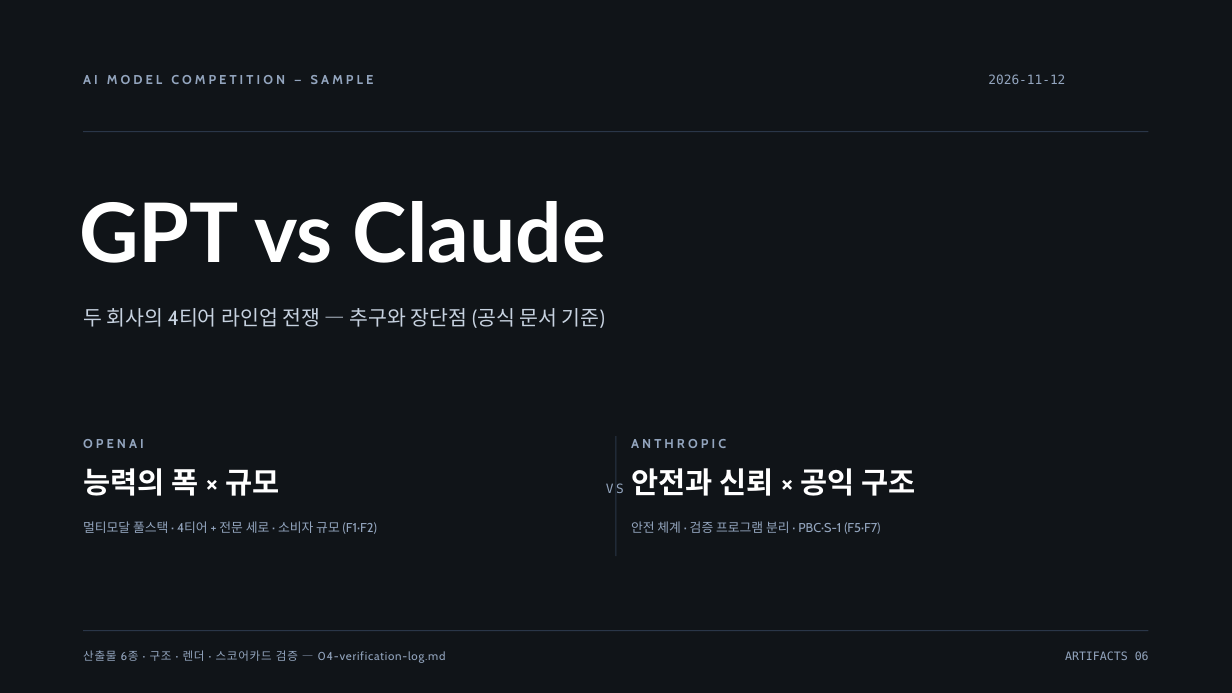
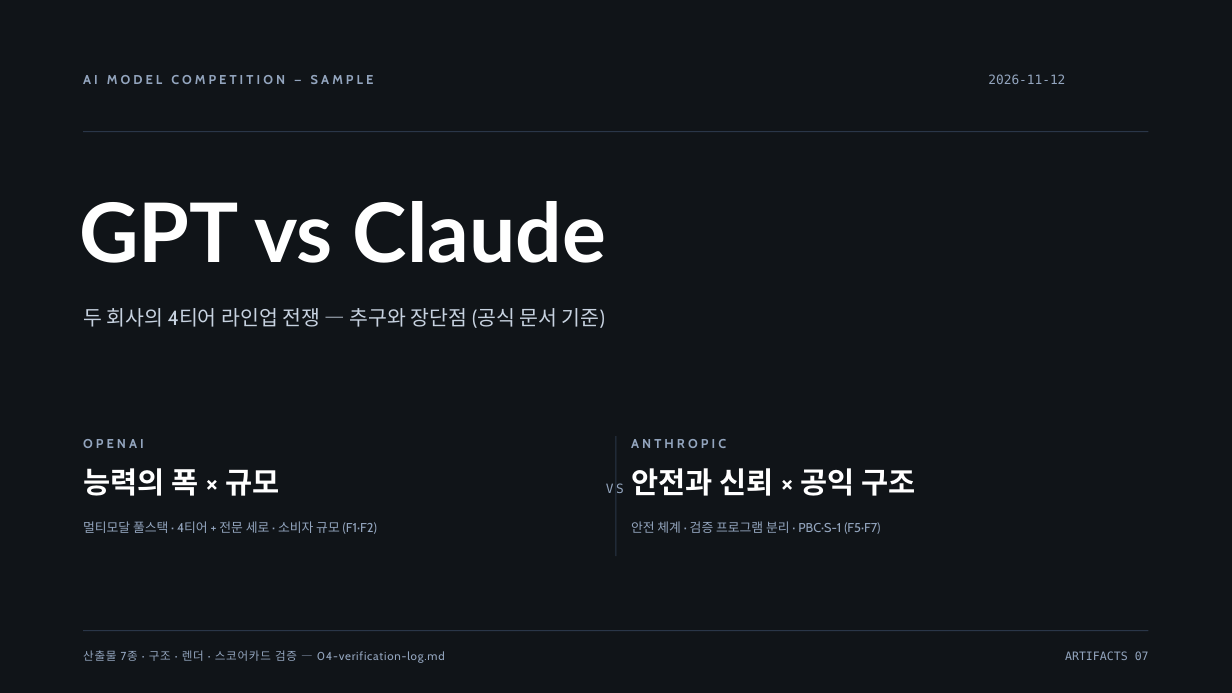
Before and after one commit to yjj3019/AI-Harness, a slide deck: slide 1 of docs/practice/ai-model-competition-2026-11-12/03-deck.pptx. Drawn at 1232x693 pixels with LibreOffice and Linux fonts; fonts in the diff are those of the drawing. Boxes give left, top, right and bottom in pixels: in the first picture for what was removed or moved away, otherwise in the second. Text is boxed around its words. In the diff, an @@ line names an element or a change of style, - is before the commit and + after.

Commit message:
docs(practice): HTML design-stage workflow (build_html.py) + v5.1 bookkeeping rebuild
User-requested workflow: iterate in HTML (1280x720, px=in*96, same fonts/palette), finalize to PPTX only after approval. Hard gate: HTML approval never substitutes PPTX verification (full gate always: check_office + LibreOffice render 12/12 sha-match + full re-read + scorecard). HTML fidelity re-read found 1 real defect (S7 fast-label vs HAIKU-FABLE collision) fixed in both generators. Artifacts 6->7 (cover copy synced: ARTIFACTS 07). v5.1 sha256 562771ff, render9 12/12, 0 defects.

```diff
--- a/docs/practice/ai-model-competition-2026-11-12/03-deck.pptx
+++ b/docs/practice/ai-model-competition-2026-11-12/03-deck.pptx
@@ text at bbox=[83, 650, 445, 663]: text changed @@
-산출물 6종 · 구조 · 렌더 · 스코어카드 검증 — 04-verification-log.md
+산출물 7종 · 구조 · 렌더 · 스코어카드 검증 — 04-verification-log.md
@@ text at bbox=[1065, 651, 1149, 660]: text changed @@
-ARTIFACTS 06
+ARTIFACTS 07
```
Also in this commit, not shown: 1 other slide changed, 4 other files.
